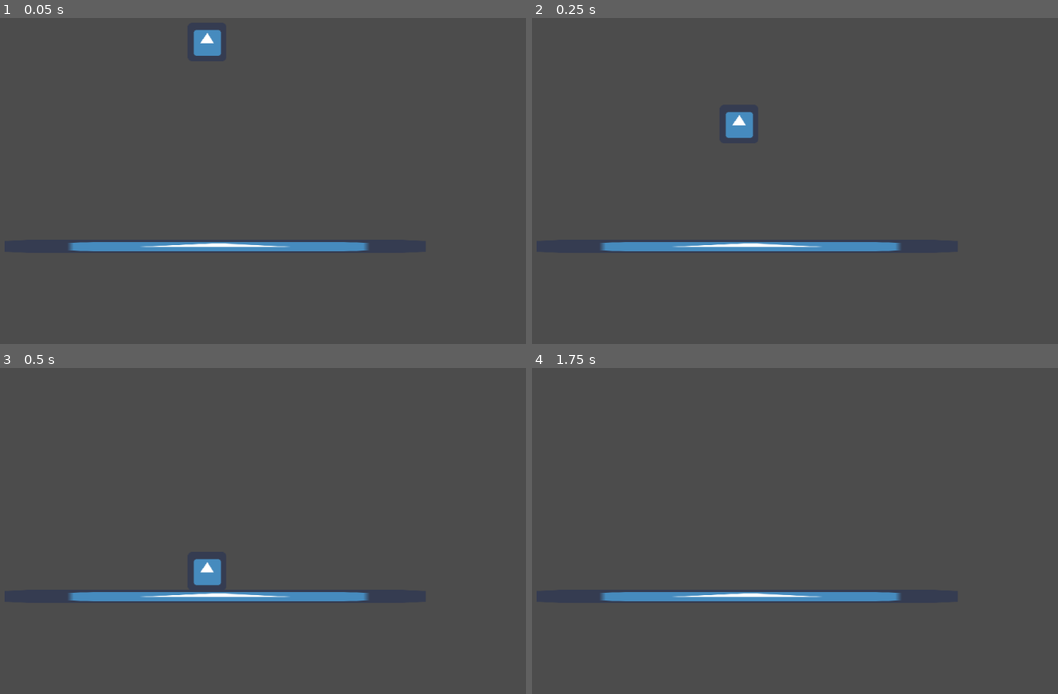
Above: before the commit, frames 1-4 (two rows, left to right).
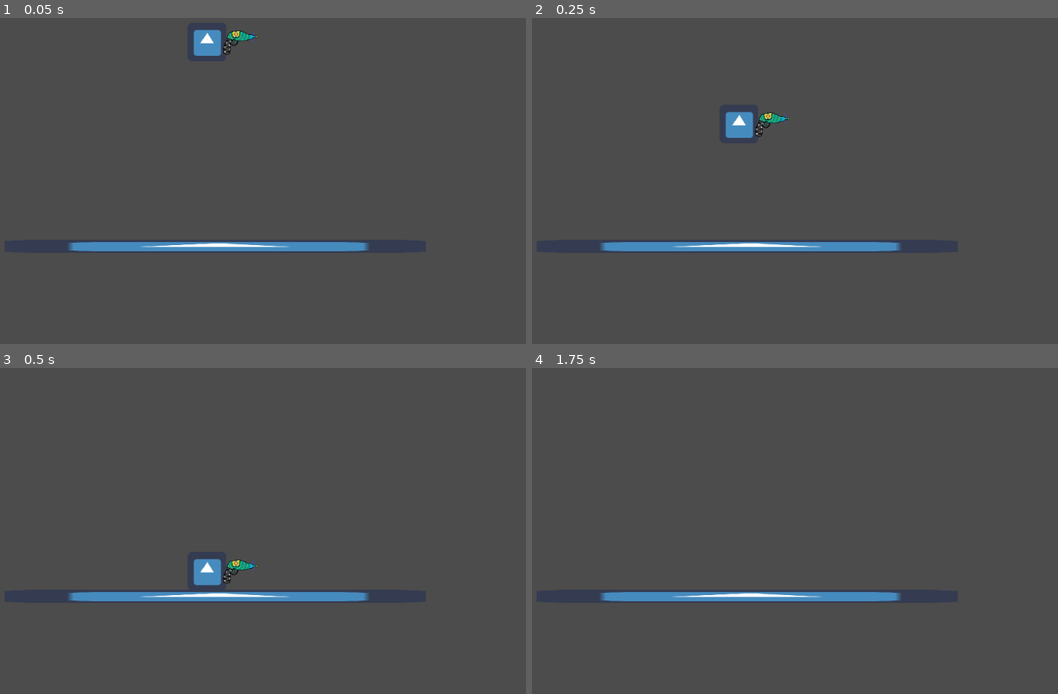
Above: after the commit, the same moments.

Repository: nathanadduci/Embers_of_the_Forgotten
Game: Godot game, scene res://Scenes/Playground.tscn
Two runs of this game, one before a commit and one after it. Both use one fixed random seed, a clock stepped at 60 frames per second and the inputs below. The engine's default icon, where the game draws it, is replaced by a stand-in: a white triangle on a blue panel in a dark square.
Inputs (mouse positions are in pixels of both pictures, inside the frame that each line leads up to):
- Up to frame 1 (0.05 s): no input
- Up to frame 2 (0.25 s): no input
- Up to frame 3 (0.5 s): no input
- Up to frame 4 (1.75 s): move the mouse to (884, 504) at 0.52 s; hold Right (ui_right) from 0.53 s (still down); click (884, 504) at 0.67 s; move the mouse to (626, 540) at 1.27 s; click (626, 540) at 1.42 s

The runs differ from the first frame. In frame 1, 0.2% of the frame differs, in the area x 42-49%, y 3-12%; in frame 2, 0.2%; in frame 3, 0.2%; in frame 4, nothing differs.

Commit message:
Implemented basic shooting mechanics
Added a weapon and projectile travel.

Diff:
--- a/Scenes/Playground.tscn
+++ b/Scenes/Playground.tscn
@@ -1,7 +1,8 @@
-[gd_scene load_steps=5 format=2]
+[gd_scene load_steps=6 format=2]
 
 [ext_resource path="res://icon.png" type="Texture" id=1]
 [ext_resource path="res://Scripts/player_movement.gd" type="Script" id=2]
+[ext_resource path="res://laser_pistol.png" type="Texture" id=3]
 
 [sub_resource type="RectangleShape2D" id=1]
 extents = Vector2( 322.766, 10 )
@@ -35,3 +36,10 @@
 
 [node name="Player Sprite" type="Sprite" parent="Player"]
 texture = ExtResource( 1 )
+
+[node name="Node2D" type="Node2D" parent="Player/Player Sprite"]
+
+[node name="laser_pistol" type="Sprite" parent="Player/Player Sprite/Node2D"]
+position = Vector2( 55.535, 0.987202 )
+scale = Vector2( 0.670588, 0.683333 )
+texture = ExtResource( 3 )
--- a/Scripts/player_movement.gd
+++ b/Scripts/player_movement.gd
@@ -52,8 +52,16 @@
 			playerVelocity.x -= (playerSpeed / 10)
 		else:
 			playerVelocity.x = -playerSpeed
+	elif Input.is_mouse_button_pressed(BUTTON_LEFT):
+		shoot()
 	else:
 		if playerVelocity.x > 1 || playerVelocity.x < -1:
 			playerVelocity.x = playerVelocity.x / floatDenominator
 		else:
 			playerVelocity.x = 0
+
+# Shoot a projectile
+func shoot():
+	var projectile = load("res://projectile.tscn")
+	var p = projectile.instance() #The actual projectile object in the scene.
+	add_child_below_node(get_tree().get_current_scene(), p)
--- /dev/null
+++ b/Scripts/projectile.gd
@@ -0,0 +1,12 @@
+extends KinematicBody2D
+
+var velocity = Vector2()
+var movement = 400
+
+# Called when the node enters the scene tree for the first time.
+func _ready():
+	velocity.x = 3*movement # Replace with function body.
+
+func _physics_process(delta):
+	move_and_slide(velocity)
+	print_debug(get_tree().get_root().get_pos())
--- /dev/null
+++ b/projectile.tscn
@@ -0,0 +1,15 @@
+[gd_scene load_steps=3 format=2]
+
+[ext_resource path="res://red_laser.png" type="Texture" id=1]
+[ext_resource path="res://Scripts/projectile.gd" type="Script" id=2]
+
+[node name="projectile" type="Node2D"]
+
+[node name="KinematicBody2D" type="KinematicBody2D" parent="."]
+script = ExtResource( 2 )
+
+[node name="CollisionShape2D" type="CollisionShape2D" parent="KinematicBody2D"]
+
+[node name="red_laser" type="Sprite" parent="KinematicBody2D/CollisionShape2D"]
+position = Vector2( 2, 0 )
+texture = ExtResource( 1 )
Binary file added: laser_pistol.png
Not shown, added: laser_pistol.png.import
Binary file added: red_laser.png
Not shown, added: red_laser.png.import
